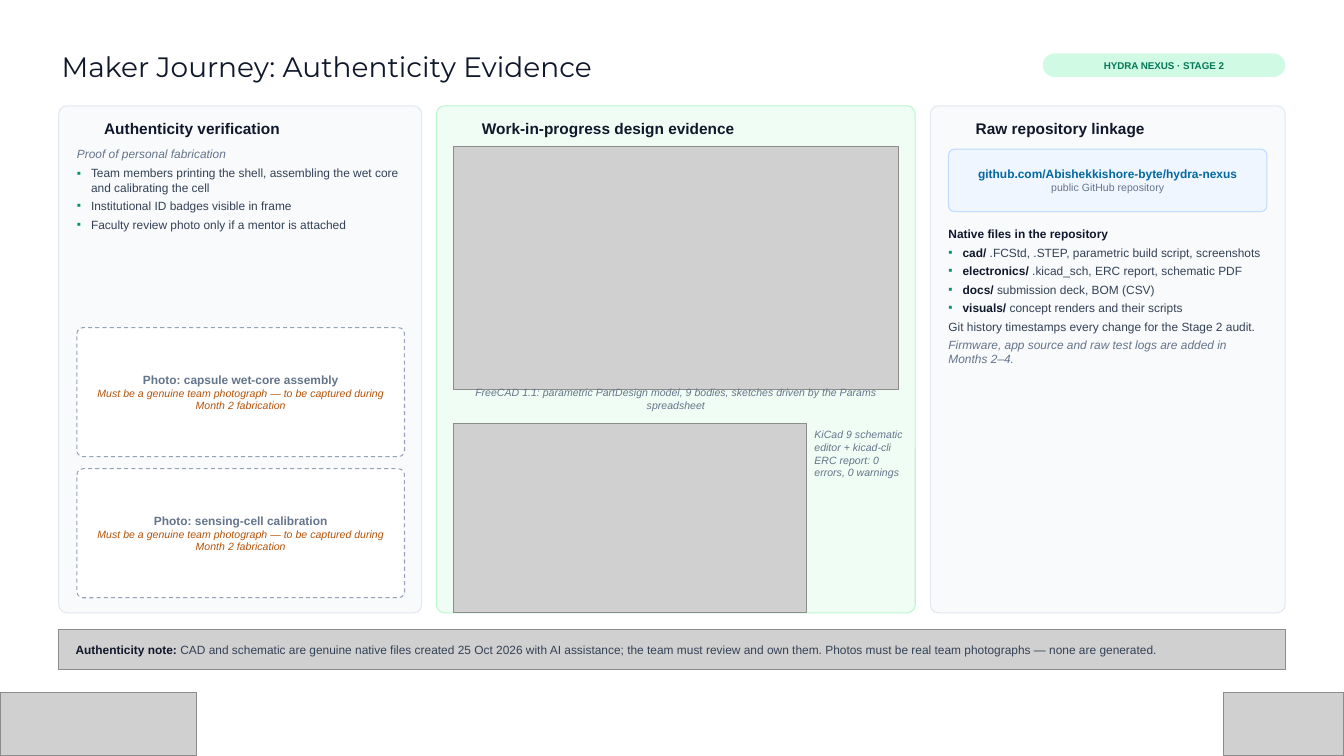
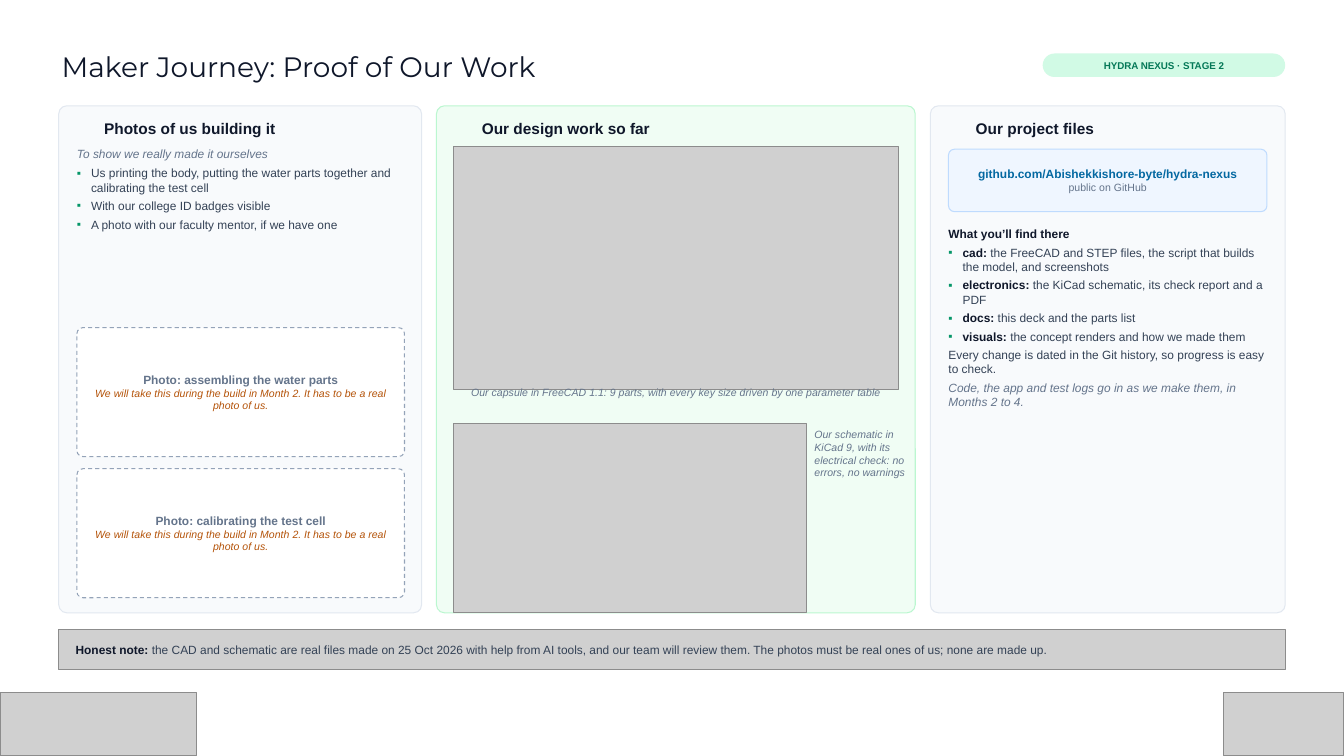
Before and after one commit to Abishekkishore-byte/hydra-nexus, a slide deck: slide 13 of docs/Hydra_Nexus_Vishwakarma_Stage2_Submission.pptx. Drawn at 1344x756 pixels with LibreOffice and Linux fonts; fonts in the diff are those of the drawing; grey boxes stand for pictures; background and template pictures are left out. Boxes give left, top, right and bottom in pixels: in the first picture for what was removed or moved away, otherwise in the second. Text is boxed around its words. In the diff, an @@ line names an element or a change of style, - is before the commit and + after.

```diff
--- a/docs/Hydra_Nexus_Vishwakarma_Stage2_Submission.pptx
+++ b/docs/Hydra_Nexus_Vishwakarma_Stage2_Submission.pptx
@@ title at <box>62,56,535,83</box>: text changed @@
-Maker Journey: Authenticity Evidence
+Maker Journey: Proof of Our Work
@@ text at <box>77,149,391,231</box>: text changed @@
-Proof of personal fabrication
-▪ Team members printing the shell, assembling the wet core and calibrating the cell
-▪ Institutional ID badges visible in frame
-▪ Faculty review photo only if a mentor is attached
+To show we really made it ourselves
+▪ Us printing the body, putting the water parts together and calibrating the test cell
+▪ With our college ID badges visible
+▪ A photo with our faculty mentor, if we have one
@@ text at <box>104,123,275,137</box>: text changed @@
-Authenticity verification
+Photos of us building it
@@ text at <box>482,123,650,137</box>: text changed @@
-Work-in-progress design evidence
+Our design work so far
@@ text at <box>976,123,1094,137</box>: text changed @@
-Raw repository linkage
+Our project files
@@ text in rounded rectangle at <box>1069,183,1147,193</box>: text changed @@
-public GitHub repository
+public on GitHub
@@ text at <box>948,229,1264,406</box>: text changed @@
-Native files in the repository
-▪ cad/ .FCStd, .STEP, parametric build script, screenshots
-▪ electronics/ .kicad_sch, ERC report, schematic PDF
-▪ docs/ submission deck, BOM (CSV)
-▪ visuals/ concept renders and their scripts
-Git history timestamps every change for the Stage 2 audit.
-Firmware, app source and raw test logs are added in Months 2–4.
+What you’ll find there
+▪ cad: the FreeCAD and STEP files, the script that builds the model, and screenshots
+▪ electronics: the KiCad schematic, its check report and a PDF
+▪ docs: this deck and the parts list
+▪ visuals: the concept renders and how we made them
+Every change is dated in the Git history, so progress is easy to check.
+Code, the app and test logs go in as we make them, in Months 2 to 4.
@@ text in rounded rectangle at <box>95,375,386,411</box>: text changed @@
-Photo: capsule wet-core assembly
-Must be a genuine team photograph — to be captured during Month 2 fabrication
+Photo: assembling the water parts
+We will take this during the build in Month 2. It has to be a real photo of us.
@@ text at <box>471,388,880,399</box>: text changed @@
-FreeCAD 1.1: parametric PartDesign model, 9 bodies, sketches driven by the Params spreadsheet
+Our capsule in FreeCAD 1.1: 9 parts, with every key size driven by one parameter table
@@ text at <box>814,430,905,478</box>: text changed @@
-KiCad 9 schematic editor + kicad-cli ERC report: 0 errors, 0 warnings
+Our schematic in KiCad 9, with its electrical check: no errors, no warnings
@@ text in rounded rectangle at <box>95,516,386,552</box>: text changed @@
-Photo: sensing-cell calibration
-Must be a genuine team photograph — to be captured during Month 2 fabrication
+Photo: calibrating the test cell
+We will take this during the build in Month 2. It has to be a real photo of us.
@@ text at <box>76,645,1047,657</box>: text changed @@
-Authenticity note: CAD and schematic are genuine native files created 25 Oct 2026 with AI assistance; the team must review and own them. Photos must be real team photographs — none are generated.
+Honest note: the CAD and schematic are real files made on 25 Oct 2026 with help from AI tools, and our team will review them. The photos must be real ones of us; none are made up.
```
Also in this commit, not shown: 18 other slides changed, 1 other file.
